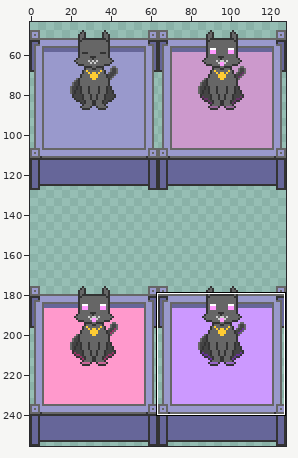
Two states of a sprite sheet, assets/sarcophagus.png. The picture above shows the old version from afar; the outline marks the close-up.
Close-up. As it was:
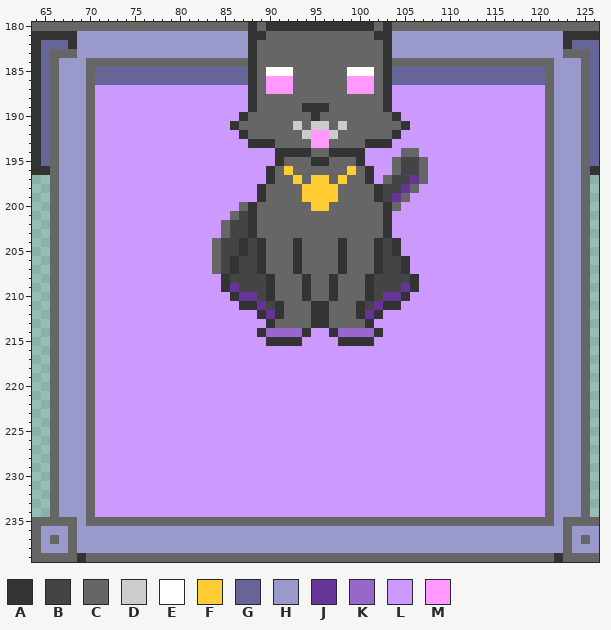
The file is 128x256 pixels. Shown: x 64..126, y 180..239. The wide view leaves out empty margins. The commit also changed other parts of the picture, which this record leaves out.
Palette (. is transparent): A #333333  B #444444  C #666666  D #cccccc  E #ffffff  F #ffcc33  G #666699  H #9999cc  J #663399  K #9966cc  L #cc99ff  M #ff99ff
After the commit:
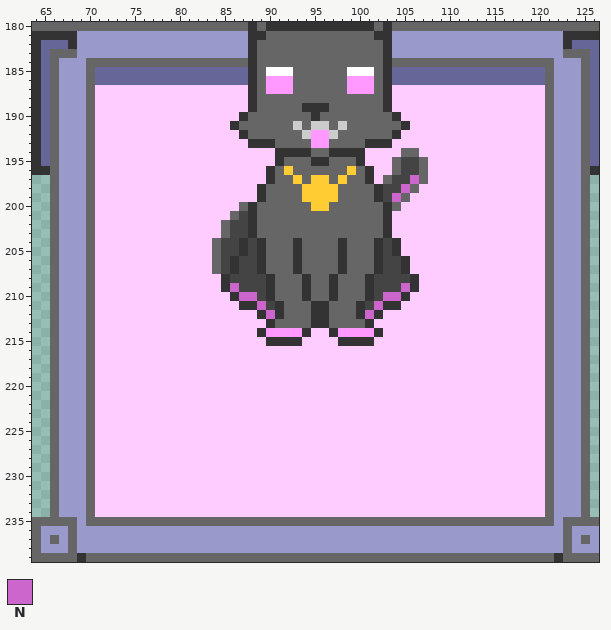
Colours new in this view: N #cc66cc
Changes in this commit:
{"colour":"L","old":"#cc99ff","new":"#ffccff"}
{"y":197,"x":106,"old":"J","new":"N"}
{"y":198,"x":105,"old":"J","new":"N"}
{"y":199,"x":104,"old":"J","new":"N"}
{"y":209,"x":86,"old":"J","new":"N"}
{"y":209,"x":105,"old":"J","new":"N"}
{"y":210,"x":87,"old":"JJ","new":"NN"}
{"y":210,"x":103,"old":"JJ","new":"NN"}
{"y":211,"x":89,"old":"J","new":"N"}
{"y":211,"x":102,"old":"J","new":"N"}
{"y":212,"x":90,"old":"J","new":"N"}
{"y":212,"x":101,"old":"J","new":"N"}
{"y":214,"x":90,"old":"KKKK","new":"MMMM"}
{"y":214,"x":98,"old":"KKKK","new":"MMMM"}
{"label":"changed","picture_box":[95,85,545,517]}
